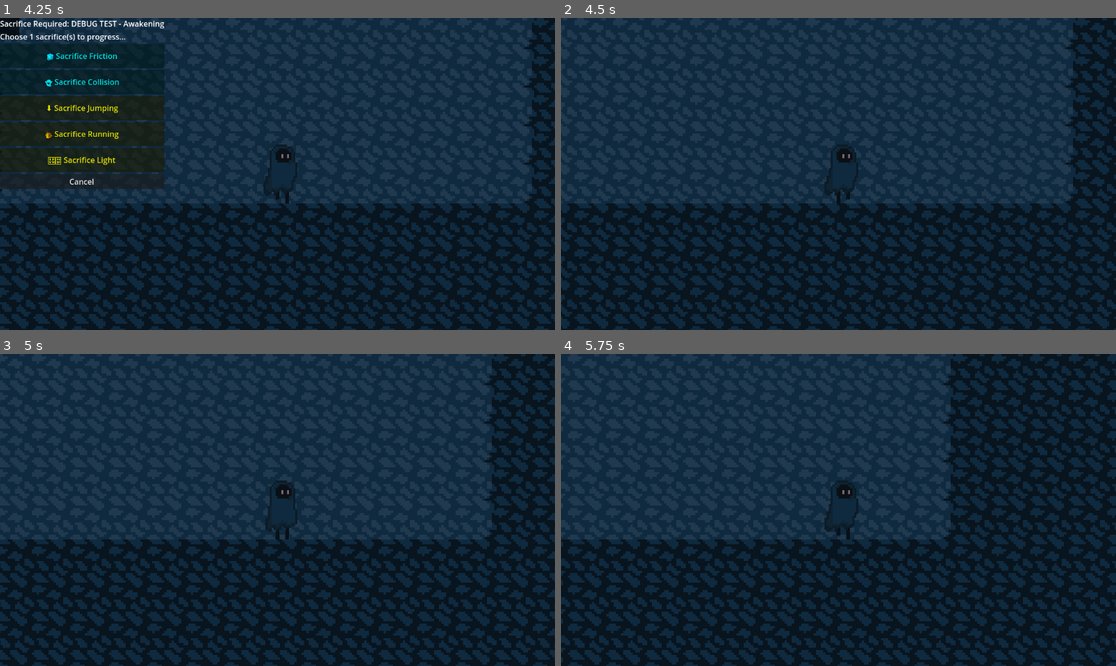
Above: before the commit, frames 1-4 (two rows, left to right).
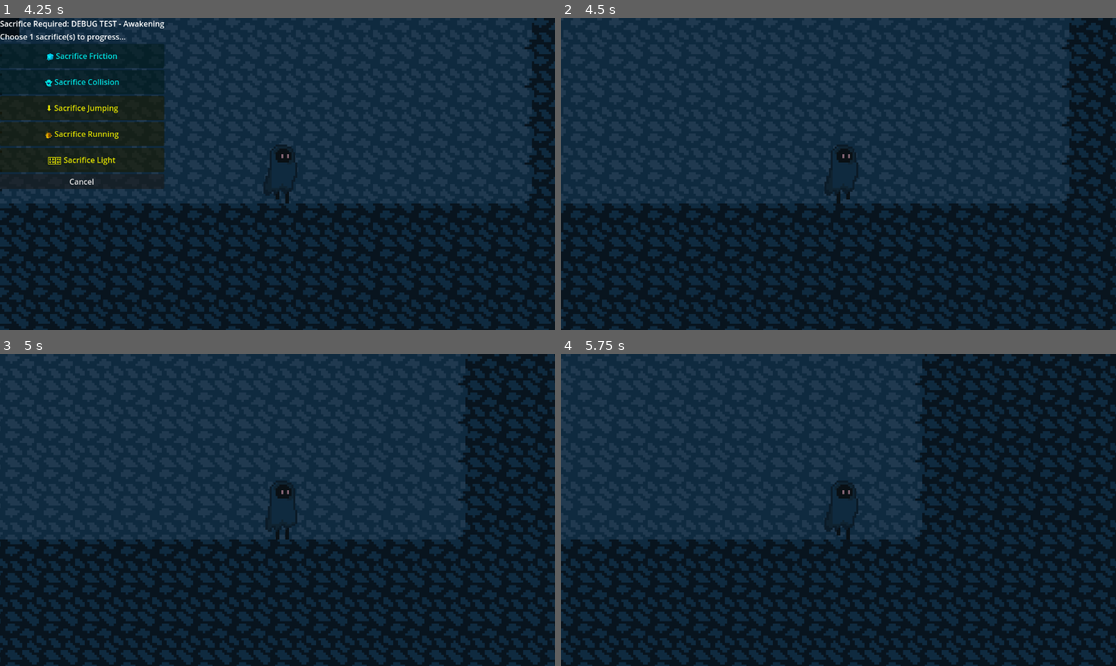
Above: after the commit, the same moments.

Repository: Sukarth/Hackclub-Jumpstart-Game
Game: Godot game, scene res://game.tscn
Same seed, same stepped clock (60 frames per second), same inputs: the game is played once before the commit and once after it.
Inputs:
- Up to frame 1 (4.25 s): tap Enter at 0.5 s; hold Down (show_progress) 0.53-1.28 s; hold D (move_right) 0.53-2 s; tap Space (jump) at 0.77, 1.52, 2.75, 3.77 s; tap Up (trigger_sacrifice) at 1.35, 3.6 s; click "🌌 Sacrifice Gravity" at 2 s; hold A (move_left) 2.78-3.53 s; hold Down (show_progress) 2.78-3.53 s; hold D (move_right) from 3.53 s (still down)
- Up to frame 2 (4.5 s): release D (move_right) at 4.25 s; click "🧊 Sacrifice Friction" at 4.25 s
- Up to frame 3 (5 s): no input
- Up to frame 4 (5.75 s): hold D (move_right) from 5.03 s (still down); hold Down (show_progress) from 5.03 s (still down); tap Space (jump) at 5.27 s

Frame 1 is identical in both runs. In frame 2, 15% of the frame differs, in the area x 0-100%, y 0-100%; in frame 3, 24%; in frame 4, 32%.

Commit message:
player movement

Diff:
--- a/player/player.gd
+++ b/player/player.gd
@@ -75,7 +75,7 @@
 			velocity.x = move_toward(velocity.x, 0, current_speed)
 		else:
 			# Slippery - momentum continues
-			velocity.x *= 0.95  # Very gradual slowdown
+			velocity.x *= 0.98  # Very gradual slowdown
 
 	# === COLLISION SYSTEM ===
 	if GameManager.has_collision:
@@ -88,7 +88,7 @@
 	%Sprite.flip_h = velocity.x > 0
 	print(velocity)
 
-	var treshold = 100
+	var treshold = 200
 
 	if velocity.y > treshold:
 		%Sprite.play("fall")
